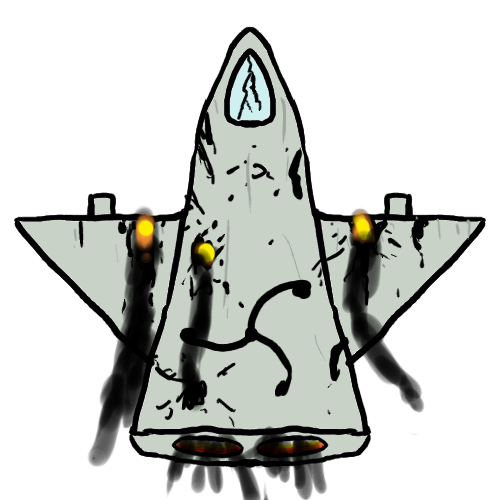
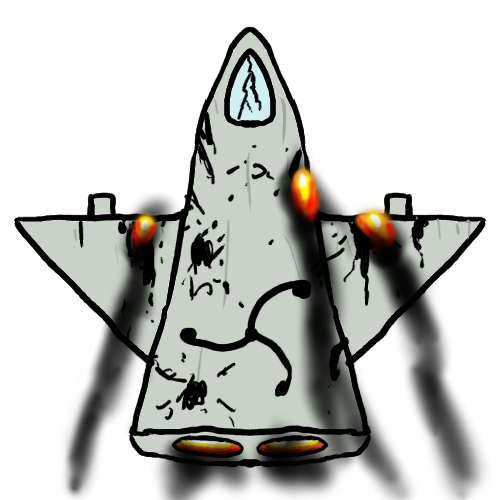
Before/after of a 500×500 layered artwork. What changed in the layer stack:
painted on "smokin" over [60, 138, 491, 500]
